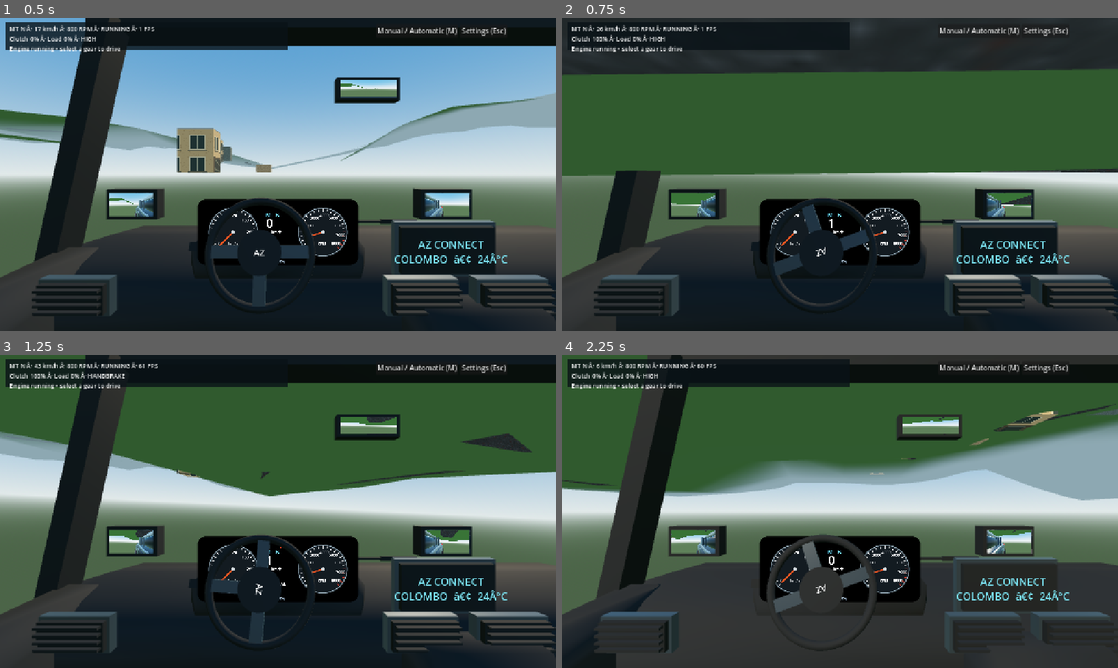
Above: before the commit, frames 1-4 (two rows, left to right).
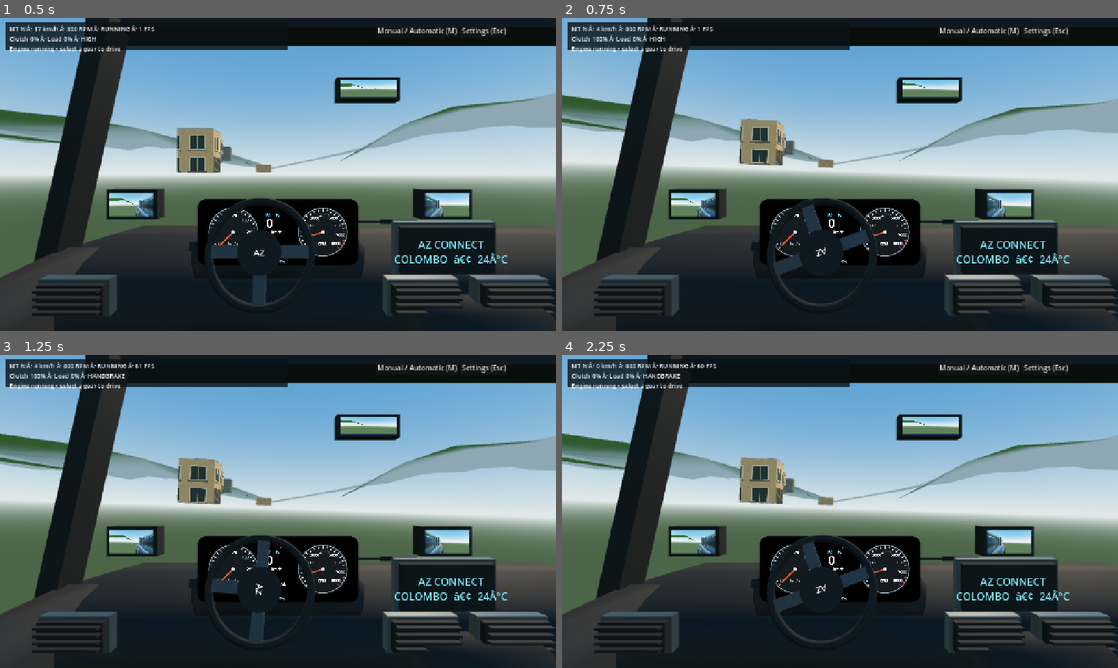
Above: after the commit, the same moments.

Repository: Mhd-Azeem/WebToApp
Game: Godot game, scene res://scenes/akurana.tscn
The game is run twice, just before and just after one commit, with the same random seed, the same clock (stepped at 60 frames per second) and the same inputs.
Inputs (mouse positions are in pixels of both pictures, inside the frame that each line leads up to):
- Up to frame 1 (0.5 s): no input
- Up to frame 2 (0.75 s): tap Enter at 0.5 s; move the mouse to (962, 158) at 0.52 s; hold D from 0.53 s (still down); hold Shift from 0.53 s (still down); click (962, 158) at 0.67 s
- Up to frame 3 (1.25 s): keep holding D; keep holding Shift; tap Space at 0.77 s
- Up to frame 4 (2.25 s): release D at 1.25 s; release Shift at 1.25 s; drag from (728, 527) to (812, 574) at 1.27 s; move the mouse to (895, 442) at 2.02 s; hold D from 2.03 s (still down); tap H at 2.1 s

Frame 1 is identical in both runs. In frame 2, 44% of the frame differs, in the area x 0-100%, y 0-68%; in frame 3, 32%; in frame 4, 58%, in the area x 0-100%, y 0-100%.

Commit message:
Repair Akurana road and terrain collision with two-sided static mesh shapes

Diff:
--- a/az-car-3d/scripts/akurana_world.gd
+++ b/az-car-3d/scripts/akurana_world.gd
@@ -51,10 +51,19 @@
 	add_child(instance)
 	if solid:
 		var body := StaticBody3D.new()
+		body.name = "TerrainOrRoadCollision"
 		var shape := CollisionShape3D.new()
-		shape.shape = mesh.create_trimesh_shape()
+		# Collision is intentionally two-sided: the 30 m DSM terrain mesh is a
+		# thin surface, and raycast vehicle wheels must hit it from above.
+		var collision_mesh := mesh.create_trimesh_shape()
+		collision_mesh.backface_collision = true
+		shape.shape = collision_mesh
+		body.collision_layer = 1
+		body.collision_mask = 1
 		body.add_child(shape)
-		instance.add_child(body)
+		# Keep physics geometry directly in the world tree and independent of
+		# the render mesh's visibility distance/LOD.
+		add_child(body)
 
 func _generate_terrain() -> void:
 	var tool := SurfaceTool.new()
